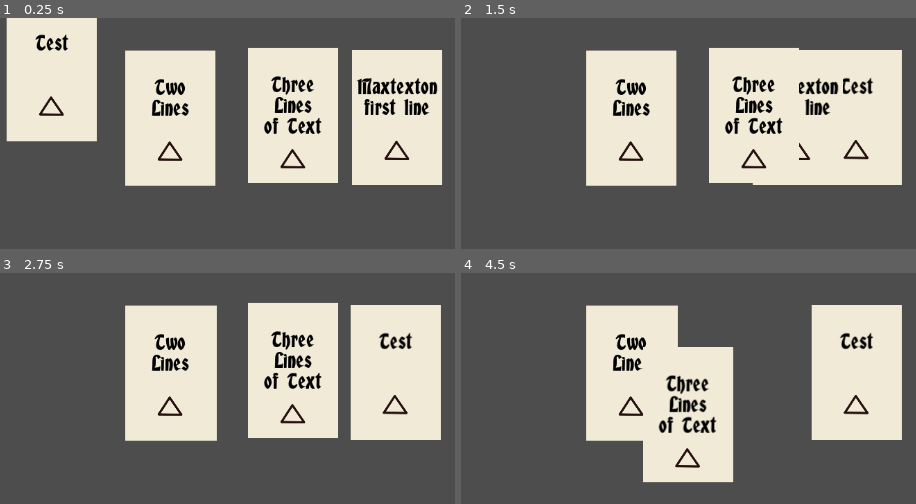
Above: before the commit, frames 1-4 (two rows, left to right).
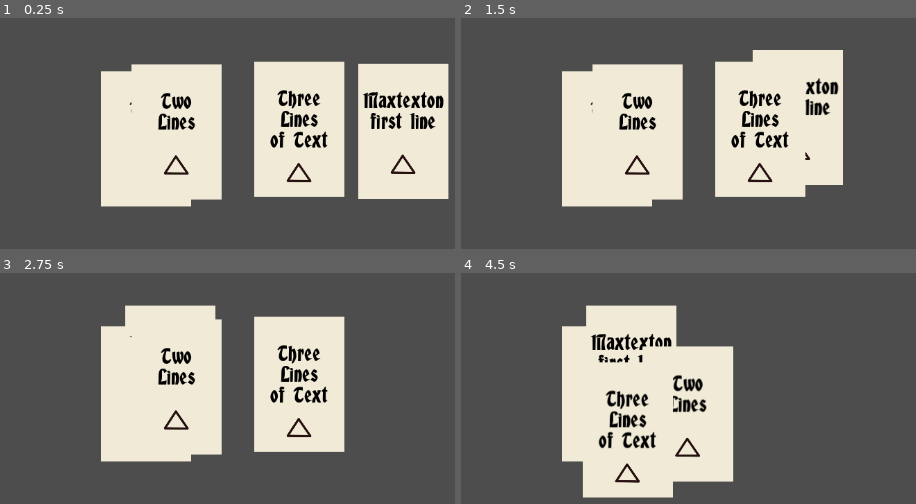
Above: after the commit, the same moments.

Repository: Ytlander/timeline-stories
Game: Godot game, scene res://Scenes/main.tscn
Two runs of this game, one before a commit and one after it. Both use one fixed random seed, a clock stepped at 60 frames per second and the inputs below.
Inputs (mouse positions are in pixels of both pictures, inside the frame that each line leads up to):
- Up to frame 1 (0.25 s): no input
- Up to frame 2 (1.5 s): tap Enter at 0.5 s; drag from (506, 73) to (852, 117) at 0.52 s; tap Space at 1.25 s; drag from (852, 117) to (624, 117) at 1.27 s
- Up to frame 3 (2.75 s): tap Enter at 2 s; press the mouse at (163, 372) at 2.03 s
- Up to frame 4 (4.5 s): release the mouse at (624, 372) at 2.75 s; tap Space at 2.75 s; drag from (747, 370) to (620, 430) at 2.77 s; move the mouse to (outside the picture) at 3.52 s; press the mouse at (outside the picture) at 3.53 s; release the mouse at (outside the picture) at 4.25 s; tap Enter at 4.25 s; drag from (620, 430) to (847, 372) at 4.27 s

The runs differ from the first frame. In frame 1, 32% of the frame differs, in the area x 1-99%, y 0-82%; in frame 2, 21%; in frame 3, 25%; in frame 4, 22%.

Commit message:
add card manager
Added a card manager that handles logic for the cards instead of the cards themselves. Added simple drag and drop functionality so far.

Diff:
--- a/Scenes/main.tscn
+++ b/Scenes/main.tscn
@@ -1,36 +1,40 @@
-[gd_scene load_steps=2 format=3 uid="uid://d4llv7opqcv4p"]
+[gd_scene load_steps=3 format=3 uid="uid://d4llv7opqcv4p"]
 
 [ext_resource type="PackedScene" uid="uid://da3vfbn325gkk" path="res://Scenes/story_card.tscn" id="1_jjgbg"]
+[ext_resource type="Script" uid="uid://cxkgkg0ts864s" path="res://Scripts/card_manager.gd" id="2_bo1nx"]
 
 [node name="Main" type="Node2D"]
 
-[node name="Story_Card" parent="." instance=ExtResource("1_jjgbg")]
-position = Vector2(65, 81)
+[node name="Card Manager" type="Node2D" parent="."]
+script = ExtResource("2_bo1nx")
 
-[node name="Story_Card4" parent="." instance=ExtResource("1_jjgbg")]
-position = Vector2(563, 144)
+[node name="Story_Card" parent="Card Manager" instance=ExtResource("1_jjgbg")]
+position = Vector2(201, 175)
 
-[node name="RichTextLabel" parent="Story_Card4/PanelContainer/MarginContainer/VBoxContainer" index="0"]
+[node name="Story_Card4" parent="Card Manager" instance=ExtResource("1_jjgbg")]
+position = Vector2(572, 164)
+
+[node name="RichTextLabel" parent="Card Manager/Story_Card4/PanelContainer/MarginContainer/VBoxContainer" index="0"]
 text = "Maxtexton
 first line"
 
-[node name="Story_Card2" parent="." instance=ExtResource("1_jjgbg")]
-position = Vector2(236, 145)
+[node name="Story_Card2" parent="Card Manager" instance=ExtResource("1_jjgbg")]
+position = Vector2(245, 165)
 
-[node name="RichTextLabel" parent="Story_Card2/PanelContainer/MarginContainer/VBoxContainer" index="0"]
+[node name="RichTextLabel" parent="Card Manager/Story_Card2/PanelContainer/MarginContainer/VBoxContainer" index="0"]
 text = "Two
 Lines"
 
-[node name="Story_Card3" parent="." instance=ExtResource("1_jjgbg")]
-position = Vector2(413, 141)
+[node name="Story_Card3" parent="Card Manager" instance=ExtResource("1_jjgbg")]
+position = Vector2(422, 161)
 
-[node name="RichTextLabel" parent="Story_Card3/PanelContainer/MarginContainer/VBoxContainer" index="0"]
+[node name="RichTextLabel" parent="Card Manager/Story_Card3/PanelContainer/MarginContainer/VBoxContainer" index="0"]
 text = "Three
 Lines
 of Text"
 
-[connection signal="area_entered" from="Story_Card" to="Story_Card" method="_on_area_entered"]
+[connection signal="area_entered" from="Card Manager/Story_Card" to="Card Manager/Story_Card" method="_on_area_entered"]
 
-[editable path="Story_Card4"]
-[editable path="Story_Card2"]
-[editable path="Story_Card3"]
+[editable path="Card Manager/Story_Card4"]
+[editable path="Card Manager/Story_Card2"]
+[editable path="Card Manager/Story_Card3"]
--- a/Scenes/story_card.tscn
+++ b/Scenes/story_card.tscn
@@ -30,6 +30,7 @@
 
 [node name="MarginContainer" type="MarginContainer" parent="PanelContainer"]
 layout_mode = 2
+mouse_filter = 2
 theme_override_constants/margin_left = 5
 theme_override_constants/margin_top = 40
 theme_override_constants/margin_right = 5
@@ -38,6 +39,7 @@
 [node name="VBoxContainer" type="VBoxContainer" parent="PanelContainer/MarginContainer"]
 custom_minimum_size = Vector2(100, 150)
 layout_mode = 2
+mouse_filter = 2
 
 [node name="RichTextLabel" type="RichTextLabel" parent="PanelContainer/MarginContainer/VBoxContainer"]
 layout_mode = 2
@@ -58,6 +60,7 @@
 [node name="TextureRect" type="TextureRect" parent="PanelContainer/MarginContainer/VBoxContainer"]
 custom_minimum_size = Vector2(40, 40)
 layout_mode = 2
+mouse_filter = 2
 texture = ExtResource("3_lev7e")
 expand_mode = 1
 stretch_mode = 5
--- /dev/null
+++ b/Scripts/card_manager.gd
@@ -0,0 +1,19 @@
+extends Node2D
+
+var clicked_cards: Array
+var dragged_card
+var lerp_speed: int = 25
+
+func _ready():
+	EventBus.card_clicked.connect(_on_card_clicked)
+
+func _physics_process(delta):
+	if !clicked_cards.is_empty():
+		clicked_cards[0].global_position = lerp(clicked_cards[0].global_position, get_global_mouse_position(), lerp_speed * delta)
+
+		if Input.is_action_just_released("left_click"):
+			clicked_cards.clear()
+
+func _on_card_clicked(card):
+	clicked_cards.append(card)
+	print(clicked_cards)
--- /dev/null
+++ b/Scripts/event_bus.gd
@@ -0,0 +1,3 @@
+extends Node
+
+signal card_clicked(card)
--- a/Scripts/story_card.gd
+++ b/Scripts/story_card.gd
@@ -1,47 +1,6 @@
-extends Node2D
+extends Area2D
 
-@export var click_to_drop: bool = false
-
-@export var selected: bool = false
-var lerp_speed: int = 25
 
 func _on_input_event(viewport, event, shape_idx):
 	if Input.is_action_just_pressed("left_click"):
-		select_and_deselect()
-
-	#Click to pick up, click to drop
-	#if click_to_drop:
-		#if Input.is_action_just_pressed("left_click"):
-			#if selected == false:
-				#selected = true
-			#elif selected == true:
-				#selected = false
-	#Click and hold to drag and and release to drop
-	#if click_to_drop == false:
-		#if Input.is_action_pressed("left_click"):
-			#selected = true
-
-func select_and_deselect():
-	if click_to_drop:
-		if click_to_drop:
-			if selected:
-				selected = false
-			else:
-				for node in get_tree().get_nodes_in_group("story_card"):
-					node.selected = false
-
-				self.selected = true
-
-	if !click_to_drop:
-		for node in get_tree().get_nodes_in_group("story_card"):
-			node.selected = false
-
-		self.selected = true
-
-func _physics_process(delta):
-	if selected:
-		self.global_position = lerp(self.global_position, get_global_mouse_position(), lerp_speed * delta)
-		#Click and hold functionality
-		if click_to_drop == false:
-			if Input.is_action_just_released("left_click"):
-				selected = false
+		EventBus.card_clicked.emit(self)
--- /dev/null
+++ b/Scripts/story_card_old.gd
@@ -0,0 +1,47 @@
+extends Node2D
+
+@export var click_to_drop: bool = false
+
+@export var selected: bool = false
+var lerp_speed: int = 25
+
+func _on_input_event(viewport, event, shape_idx):
+	if Input.is_action_just_pressed("left_click"):
+		select_and_deselect()
+
+	#Click to pick up, click to drop
+	#if click_to_drop:
+		#if Input.is_action_just_pressed("left_click"):
+			#if selected == false:
+				#selected = true
+			#elif selected == true:
+				#selected = false
+	#Click and hold to drag and and release to drop
+	#if click_to_drop == false:
+		#if Input.is_action_pressed("left_click"):
+			#selected = true
+
+func select_and_deselect():
+	if click_to_drop:
+		if click_to_drop:
+			if selected:
+				selected = false
+			else:
+				for node in get_tree().get_nodes_in_group("story_card"):
+					node.selected = false
+
+				self.selected = true
+
+	if !click_to_drop:
+		for node in get_tree().get_nodes_in_group("story_card"):
+			node.selected = false
+
+		self.selected = true
+
+func _physics_process(delta):
+	if selected:
+		self.global_position = lerp(self.global_position, get_global_mouse_position(), lerp_speed * delta)
+		#Click and hold functionality
+		if click_to_drop == false:
+			if Input.is_action_just_released("left_click"):
+				selected = false
--- a/project.godot
+++ b/project.godot
@@ -15,6 +15,10 @@
 config/features=PackedStringArray("4.4", "Forward Plus")
 config/icon="res://icon.svg"
 
+[autoload]
+
+EventBus="*res://Scripts/event_bus.gd"
+
 [input]
 
 left_click={
Not shown: 1 places in Scenes/story_card.tscn that only renumber resources
Not shown, added: Scripts/card_manager.gd.uid
Not shown, added: Scripts/event_bus.gd.uid
Not shown, changed: Scripts/story_card.gd.uid
Not shown, added: Scripts/story_card_old.gd.uid
